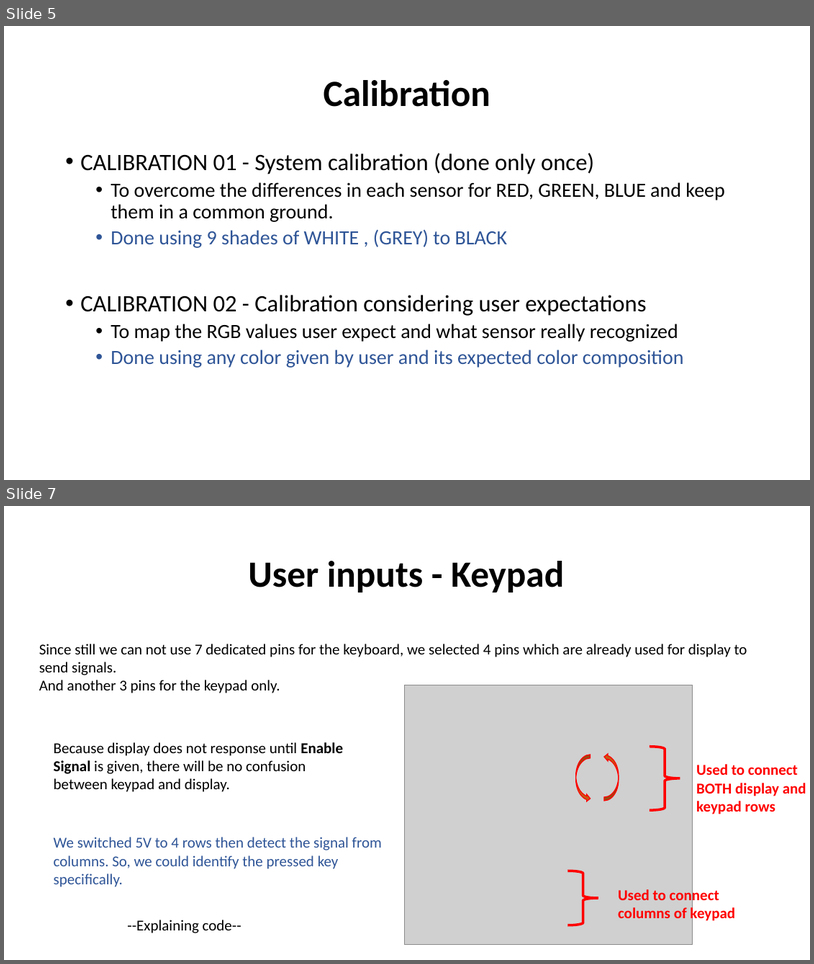
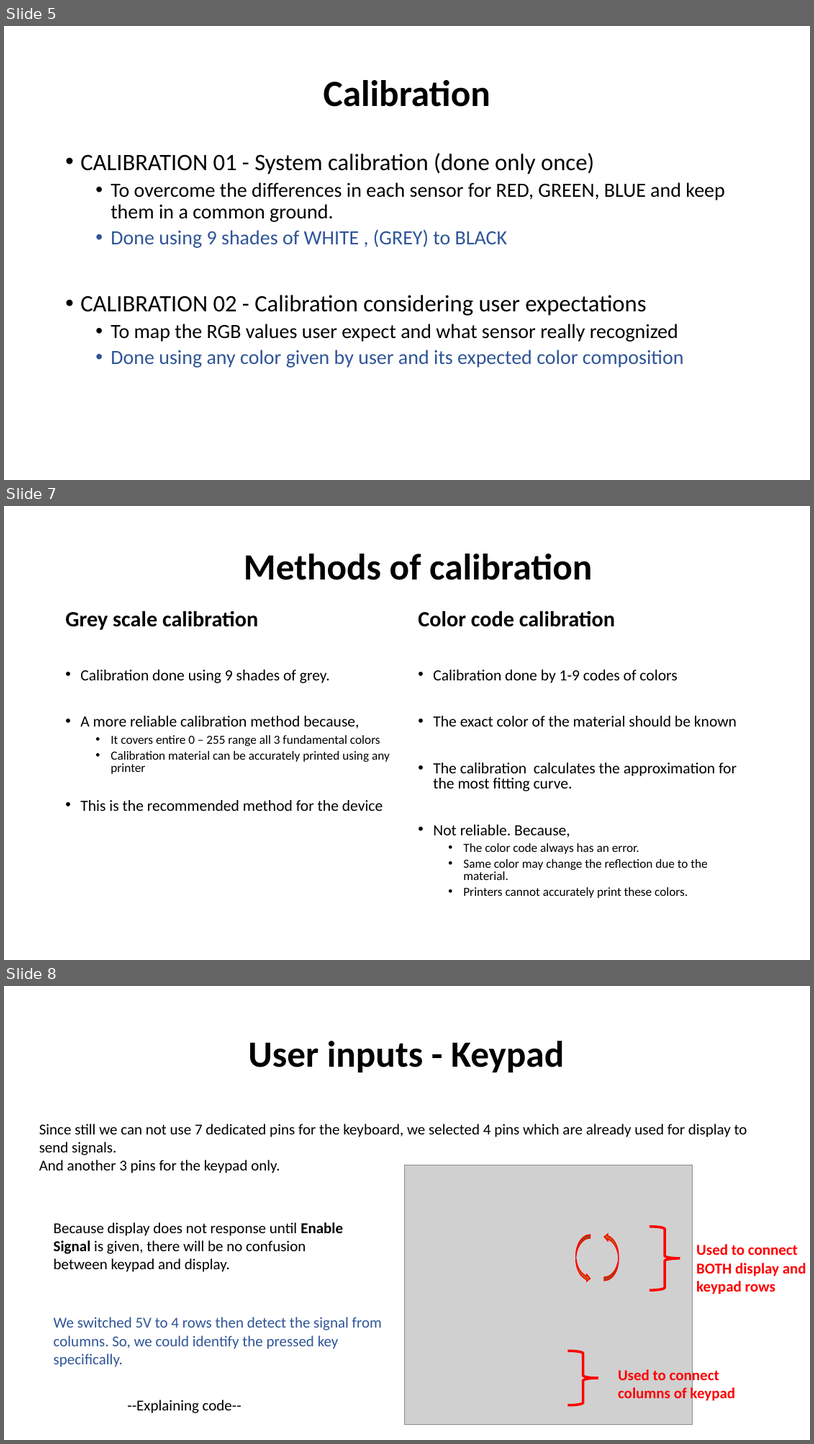
Before and after one commit to Team-Sagittarius-ENTC/RGBsensor, a slide deck: prabhashwara/FINAL -- RGB COLOR SENSOR PROJECT.pptx. Shown one above the other, each under a label of ours: slides 5 and 7 before the commit, slides 5, 7 and 8 after it; the slides between them are not shown. The pictures are 814x964 and 814x1444 pixels, drawn with LibreOffice and Linux fonts; fonts in the diff are those of the drawing; grey boxes stand for pictures. Boxes give left, top, right and bottom in pixels: in the first picture for what was removed or moved away, otherwise in the second. Text is boxed around its words. In the diff, an @@ line names an element or a change of style, - is before the commit and + after.

```diff
--- a/prabhashwara/FINAL -- RGB COLOR SENSOR PROJECT.pptx
+++ b/prabhashwara/FINAL -- RGB COLOR SENSOR PROJECT.pptx
@@ slide 7 added at (4,506,810,960), background #FFFFFF @@
@@ text added at (244,554,592,580), 44 pt, text #000000, bold @@
+Methods of calibration
@@ text added at (65,610,390,811), 18.5 pt, text #000000 @@
+Grey scale calibration
+• Calibration done using 9 shades of grey.
+• A more reliable calibration method because,
+  • It covers entire 0 – 255 range all 3 fundamental colors
+  • Calibration material can be accurately printed using any printer
+• This is the recommended method for the device
@@ text added at (418,610,737,898), 18.5 pt, text #000000 @@
+Color code calibration
+• Calibration done by 1-9 codes of colors
+• The exact color of the material should be known
+• The calibration calculates the approximation for the most fitting curve.
+• Not reliable. Because,
+  • The color code always has an error.
+  • Same color may change the reflection due to the material.
+  • Printers cannot accurately print these colors.
@@ what was slide 7 is now slide 8 @@
```
Also in this commit, not shown: 3 slides changed, 3 other slides added, 3 slides removed, 4 other files.
